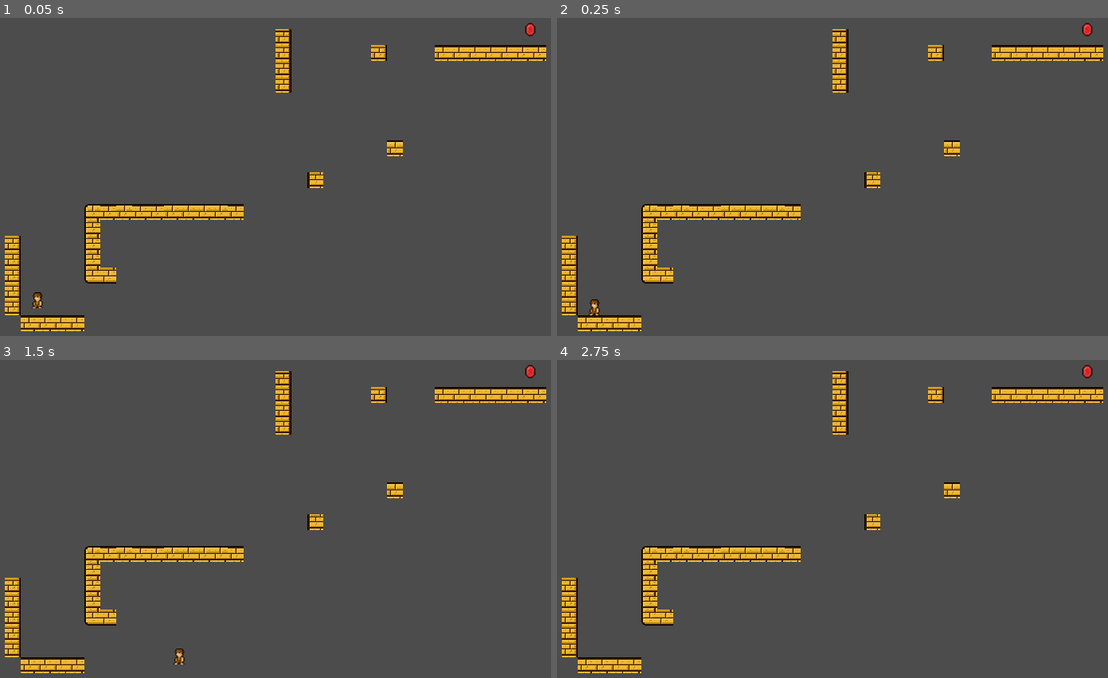
Above: before the commit, frames 1-4 (two rows, left to right).
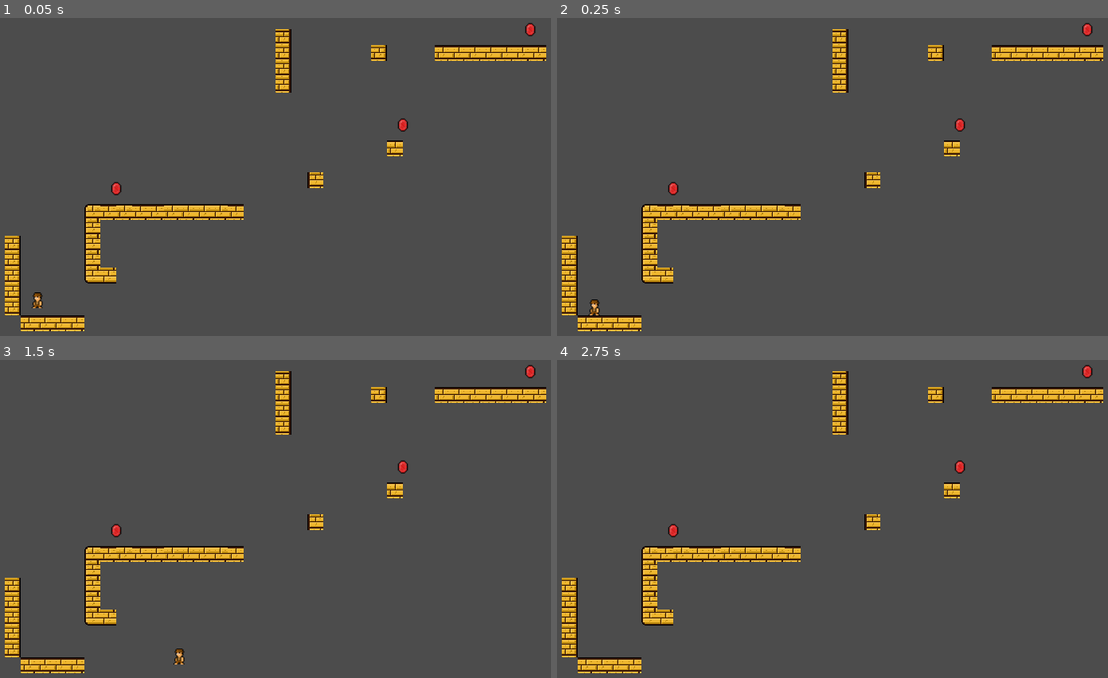
Above: after the commit, the same moments.

Repository: DayvanRider/HALT-Game-Jam-2018-August
Game: Godot game, scene res://level.tscn
Same seed, same stepped clock (60 frames per second), same inputs: the game is played once before the commit and once after it.
Inputs:
- Up to frame 1 (0.05 s): no input
- Up to frame 2 (0.25 s): no input
- Up to frame 3 (1.5 s): tap Enter at 0.5 s; hold Right (ui_right) from 0.53 s (still down); tap Up (ui_up) at 0.77 s
- Up to frame 4 (2.75 s): tap Up (ui_up) at 1.52 s; tap Space at 2 s; release Right (ui_right) at 2.03 s; hold Left (ui_left) from 2.03 s (still down)

The runs differ from the first frame. In frame 1, 0.1% of the frame differs, in the area x 20-74%, y 31-56%; in frame 2, 0.1%; in frame 3, 0.1%; in frame 4, 0.1%.

Commit message:
GEMS FINALLY

Diff:
--- a/JSUS/Gameplay/Gem.tscn
+++ b/JSUS/Gameplay/Gem.tscn
@@ -33,7 +33,7 @@
 custom_solver_bias = 0.0
 extents = Vector2( 5, 10 )
 
-[node name="Gem" type="Node2D" index="0"]
+[node name="Gem" type="Node2D"]
 
 [node name="Area2D" type="Area2D" parent="." index="0"]
 
--- a/JSUS/KinematicBody2D.gd
+++ b/JSUS/KinematicBody2D.gd
@@ -66,3 +66,7 @@
 		motion = motiontmp
 	if !is_on_wall():
 		motion.x = lerp(0,motion.x,LURPVAL)
+
+
+func get_name():
+	return "Player"			#Check for the Gem if Object is Player
--- a/JSUS/level.tscn
+++ b/JSUS/level.tscn
@@ -3,7 +3,7 @@
 [ext_resource path="res://level.gd" type="Script" id=1]
 [ext_resource path="res://Gameplay/Playercharacter.tscn" type="PackedScene" id=2]
 [ext_resource path="res://assets/Tiles/Tiles_fixed.tres" type="TileSet" id=3]
-[ext_resource path="res://assets/Andere/Gem(einzeln).png" type="Texture" id=4]
+[ext_resource path="res://Gameplay/Gem.tscn" type="PackedScene" id=4]
 
 [node name="World" type="Node2D" index="0"]
 
@@ -13,7 +13,6 @@
 [node name="KinematicBody2D" parent="." index="0" instance=ExtResource( 2 )]
 
 position = Vector2( -160, 208 )
-GRAVITY = 10
 
 [node name="TileMap" type="TileMap" parent="." index="1"]
 
@@ -40,9 +39,16 @@
 "_edit_lock_": true
 }
 
-[node name="Node" type="Node" parent="." index="2"]
+[node name="Items" type="Node" parent="." index="2"]
 
-[node name="Sprite" type="Sprite" parent="Node" index="0"]
+[node name="Gem" parent="Items" index="0" instance=ExtResource( 4 )]
+
+position = Vector2( 128, 320 )
+
+[node name="Gem2" parent="Items" index="1" instance=ExtResource( 4 )]
+
+position = Vector2( 416, 256 )
+
+[node name="Gem3" parent="Items" index="2" instance=ExtResource( 4 )]
 
 position = Vector2( 544, 160 )
-texture = ExtResource( 4 )
